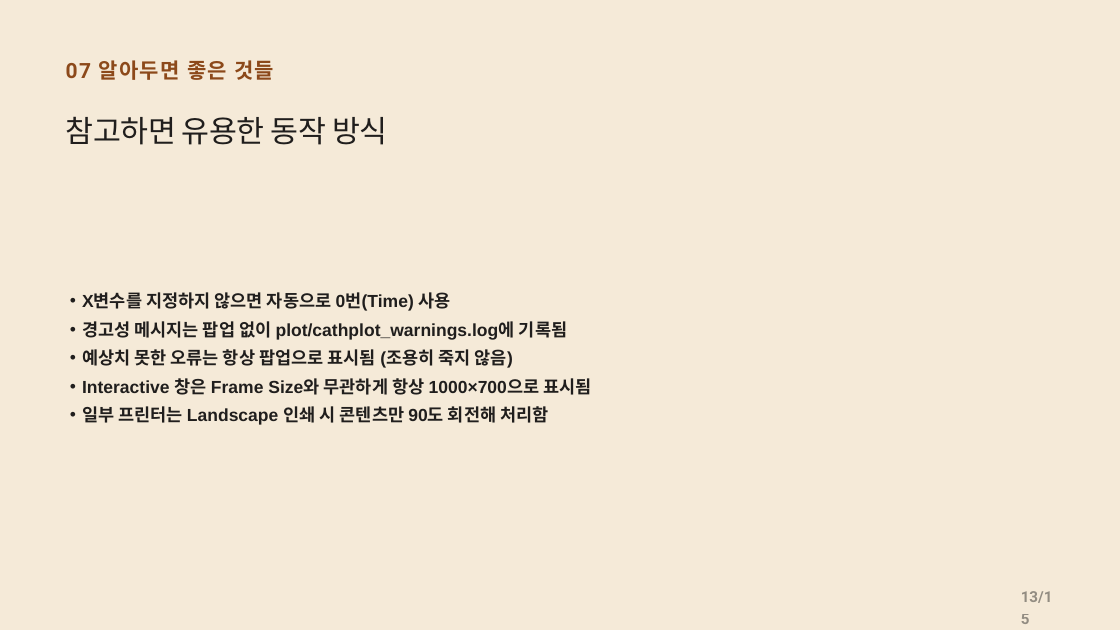
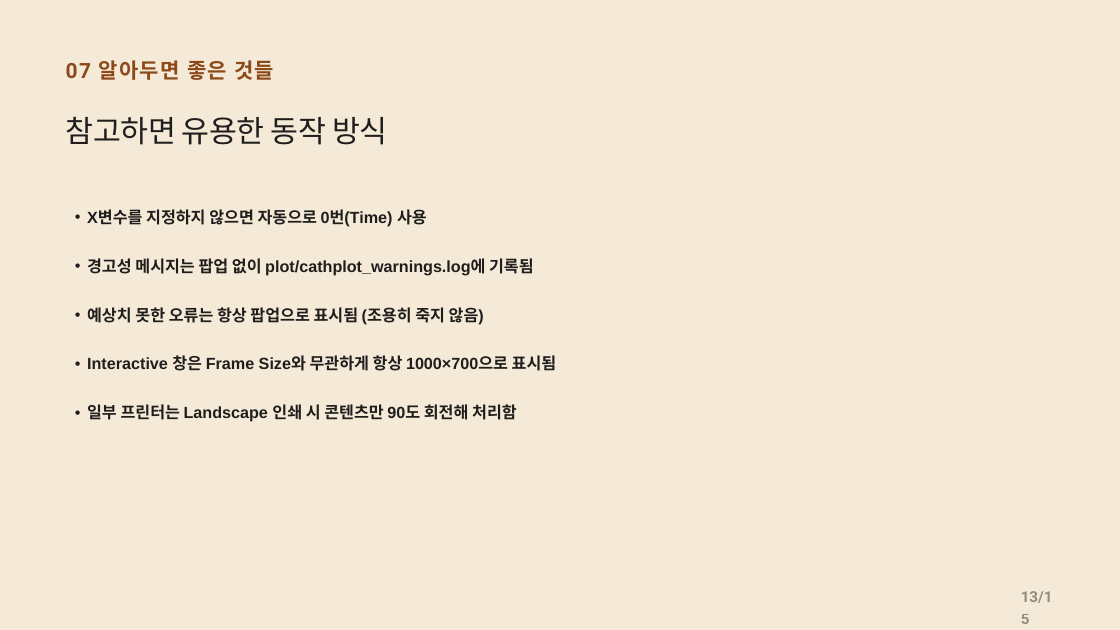
Before and after one commit to CWKIM113/CathPlot_Pub, a slide deck: slide 13 of CathPlot_Deck.pptx. Drawn at 1120x630 pixels with LibreOffice and Linux fonts; fonts in the diff are those of the drawing. Boxes give left, top, right and bottom in pixels: in the first picture for what was removed or moved away, otherwise in the second. Text is boxed around its words. In the diff, an @@ line names an element or a change of style, - is before the commit and + after.

```diff
--- a/CathPlot_Deck.pptx
+++ b/CathPlot_Deck.pptx
@@ text "X변수를 지정하지 않으면 자동으로 0번(Time) ...": place and size @@
-text "X변수를 지정하지 않으면 자동으로 0번(Time) ..." at (82,292,591,425)
+text "X변수를 지정하지 않으면 자동으로 0번(Time) ..." at (87,209,557,422)
@@ text "X변수를 지정하지 않으면 자동으로 0번(Time) ..." at (87,209,557,422): size 22.5 to 20.8 pt; line spacing 1.37 to 1.27 @@
```
Also in this commit, not shown: 10 other slides changed, 1 other file.
